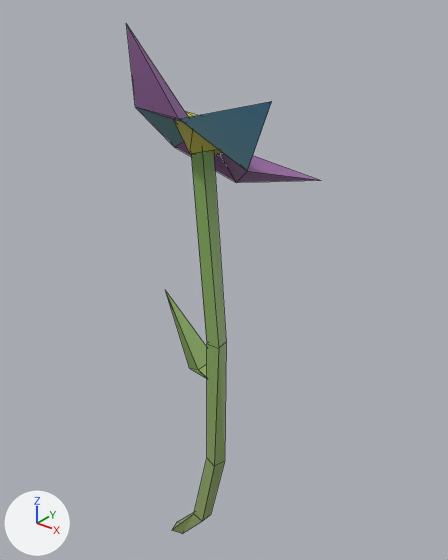
Before and after pictures for a commit that changed the Blender file environment/kwiatek.blend.
Before and after are seen from a camera (50 mm lens) standing at (0.255, -0.279, 0.419) and looking at (0.006, 0.031, 0.227). Lighting does not change. The marker at lower left points along +X, +Y and +Z. The older version comes first. Mesh edges are drawn as thin lines.
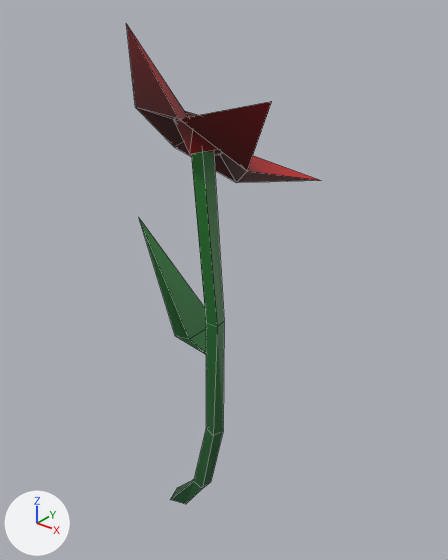
The newer file is also rescaled (x1.476), turned or shifted as a whole; pictures and numbers use the older file's frame.

Location of each change, [x1, y1, x2, y2] in pixels of the pictures (448 x 560 px; the box of a moved part takes in the faces that stretch with it):
```json
{"object": "Cube", "change": "reshaped, surface changed", "before": [126, 24, 319, 534], "after": [126, 24, 319, 504]}
{"part": 1, "of": "me_cube", "change": "moved or reshaped", "before": [166, 291, 207, 379], "after": [139, 218, 206, 355]}
{"part": 2, "of": "me_cube", "change": "moved or reshaped", "before": [172, 150, 226, 534], "after": [170, 150, 224, 504]}
{"part": 3, "of": "me_cube", "change": "surface changed", "before": [126, 24, 319, 534], "after": [126, 24, 319, 504]}
```

Edits to the scene script, one JSON object a line:
```json
{"block": "me_cube", "where": "# used by ob_cube; location = (0.0, 0.0, 0.0)"}
{"block": "me_cube", "where": "# before: 10 (0.014, 0.004, 0.027) at pixel (210, 514), 11 (0.004, -0.004, 0.029) at pixel (193, 513), 16 (0.013, -0.005, 0.027) at pixel (202, 521), 19 (0.004, 0.005, 0.028)"}
{"op": "remove", "block": "me_cube", "code": "me_cube.from_pydata(...)  # 48 vertices, 61 faces; spans x -0.058..0.08, y -0.041..0.068, z -0.006..0.399"}
{"op": "add", "block": "me_cube", "code": "me_cube.from_pydata(...)  # 48 vertices, 61 faces; spans x -0.064..0.08, y -0.041..0.068, z 0.033..0.399"}
{"block": "me_cube", "change": "me_cube part 1: the loose piece of 6 vertices spanning x -0.033..0.024, y -0.008..0.014, z 0.164..0.215 is scaled about its middle by 1.54, then moved by (-0.016, 0.004, 0.033)"}
{"block": "me_cube", "change": "me_cube part 2"}
{"op": "add", "block": "me_cube", "code": "for i in [10, 11, 16, 19]: me_cube.vertices[i].co += Vector((0.001, 0.0, 0.035))"}
{"op": "set", "path": "me_cube.vertices[1].co", "old": "(-0.015, 0.006, -0.006)", "new": "(-0.01, 0.009, 0.033)"}
{"op": "set", "path": "me_cube.vertices[3].co", "old": "(-0.011, -0.003, -0.006)", "new": "(-0.005, -0.004, 0.033)", "note": "pixel (182, 533) -> pixel (185, 504)"}
{"op": "set", "path": "me_cube.vertices[5].co", "old": "(-0.024, 0.003, -0.005)", "new": "(-0.023, 0.005, 0.033)", "note": "pixel (176, 522) -> pixel (177, 487)"}
{"op": "set", "path": "me_cube.vertices[7].co", "old": "(-0.021, -0.006, -0.005)", "new": "(-0.018, -0.008, 0.033)", "note": "pixel (171, 530) -> pixel (170, 499)"}
{"op": "set", "path": "me_cube.vertices[8].co", "old": "(0.029, 0.005, 0.196)", "new": "(0.027, 0.005, 0.212)", "note": "pixel (226, 341) -> pixel (224, 321)"}
{"op": "set", "path": "me_cube.vertices[9].co", "old": "(0.029, 0.003, 0.093)", "new": "(0.028, 0.003, 0.12)", "note": "pixel (224, 461) -> pixel (223, 431)"}
{"op": "set", "path": "me_cube.vertices[12].co", "old": "(0.018, -0.003, 0.094)", "new": "(0.017, -0.003, 0.122)", "note": "pixel (206, 457) -> pixel (206, 428)"}
{"op": "set", "path": "me_cube.vertices[13].co", "old": "(0.021, -0.005, 0.197)", "new": "(0.02, -0.005, 0.213)", "note": "pixel (206, 343) -> pixel (206, 322)"}
{"op": "set", "path": "me_cube.vertices[14].co", "old": "(0.03, -0.004, 0.196)", "new": "(0.028, -0.003, 0.212)", "note": "pixel (218, 348) -> pixel (217, 326)"}
{"op": "set", "path": "me_cube.vertices[15].co", "old": "(0.027, -0.006, 0.093)", "new": "(0.026, -0.005, 0.12)", "note": "pixel (214, 466) -> pixel (213, 435)"}
{"op": "set", "path": "me_cube.vertices[17].co", "old": "(0.019, 0.004, 0.197)", "new": "(0.019, 0.004, 0.213)"}
{"op": "set", "path": "me_cube.vertices[18].co", "old": "(0.02, 0.006, 0.094)", "new": "(0.019, 0.006, 0.121)"}
{"block": "me_cube", "change": "me_cube part 3: texture (UV) coordinates of 61 of 61 faces, centred in x -0.033..0.053, y -0.032..0.037, z -0.005..0.367, changed; they spanned u 0.01..0.12, v 0.89..0.95 and now span u 0.02..0.11, v 0.88..0.98"}
```
